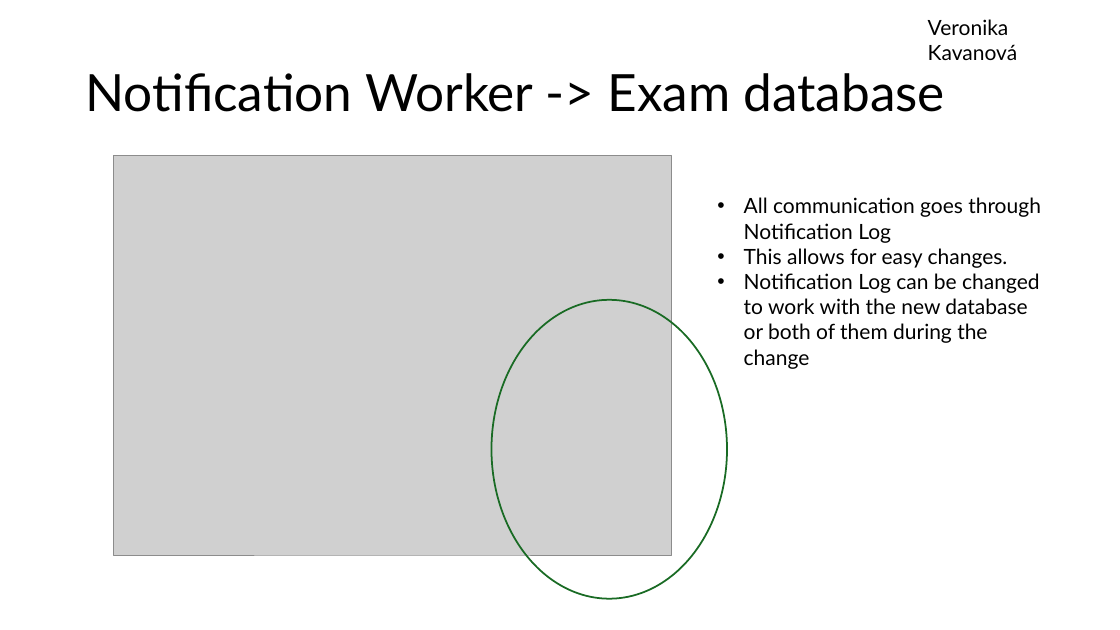
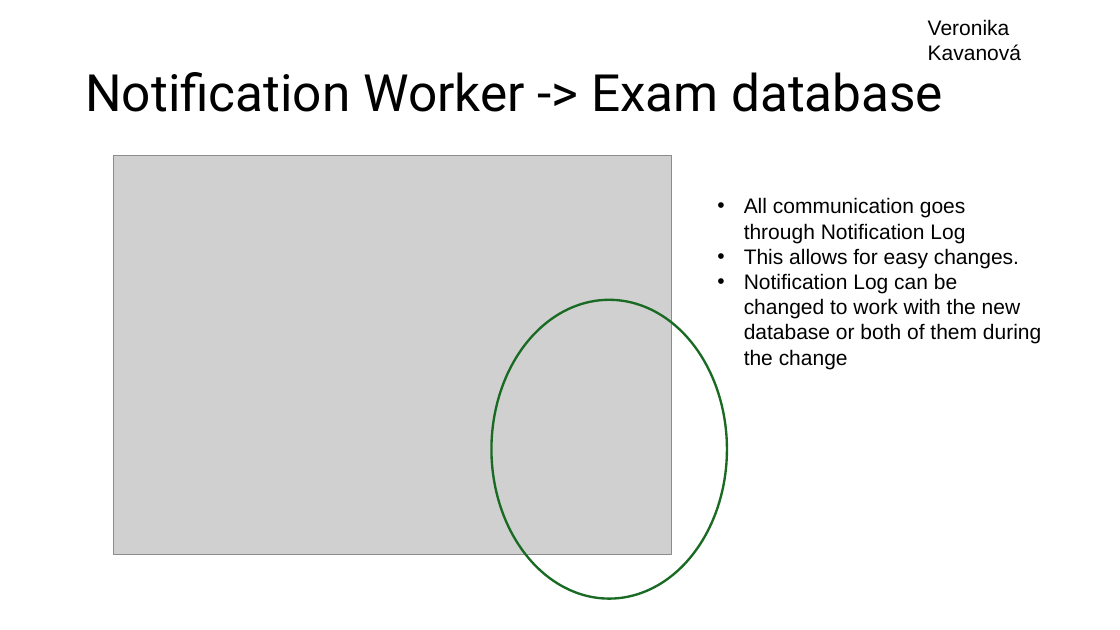
Before and after one commit to Jan-Novak00/Enrollments1, a slide deck: slide 5 of Milestone2/Presentation_Milestone2.pptx. Drawn at 1120x630 pixels with LibreOffice and Linux fonts; fonts in the diff are those of the drawing; grey boxes stand for pictures. Boxes give left, top, right and bottom in pixels: in the first picture for what was removed or moved away, otherwise in the second. Text is boxed around its words. In the diff, an @@ line names an element or a change of style, - is before the commit and + after.

```diff
--- a/Milestone2/Presentation_Milestone2.pptx
+++ b/Milestone2/Presentation_Milestone2.pptx
@@ text "Veronika Kavanová" at (928, 19, 1021, 61): font Lato to Arial @@
@@ title "Notification Worker -> Exam database" at (85, 72, 943, 112): font Lato to Roboto @@
@@ text "All communication goes through Notification ..." at (744, 197, 1041, 369): font Lato to Arial @@
@@ ellipse at (492, 300, 727, 599): outline #196B24 1.5 pt to #196B24 2 pt @@
```
Also in this commit, not shown: 6 other slides changed, 4 slides added.
